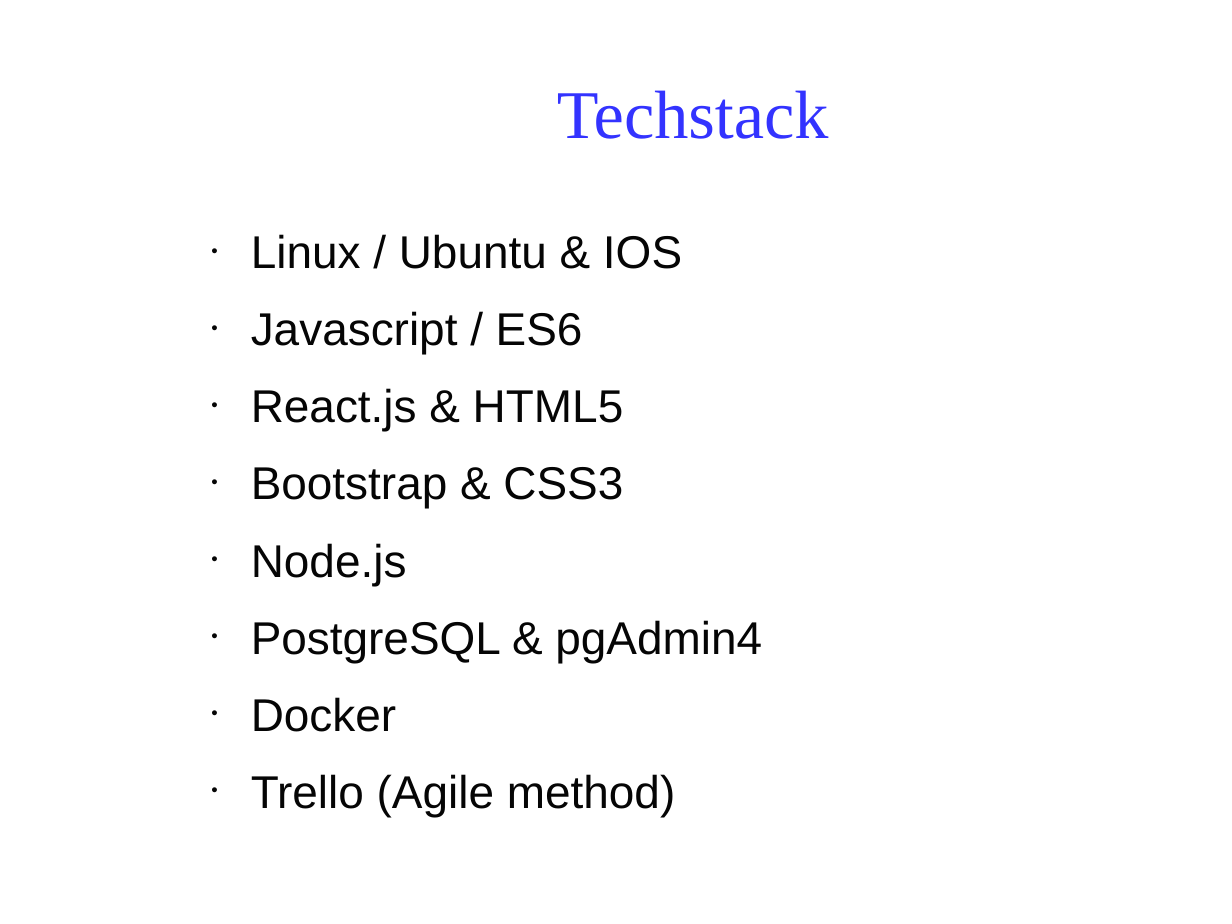
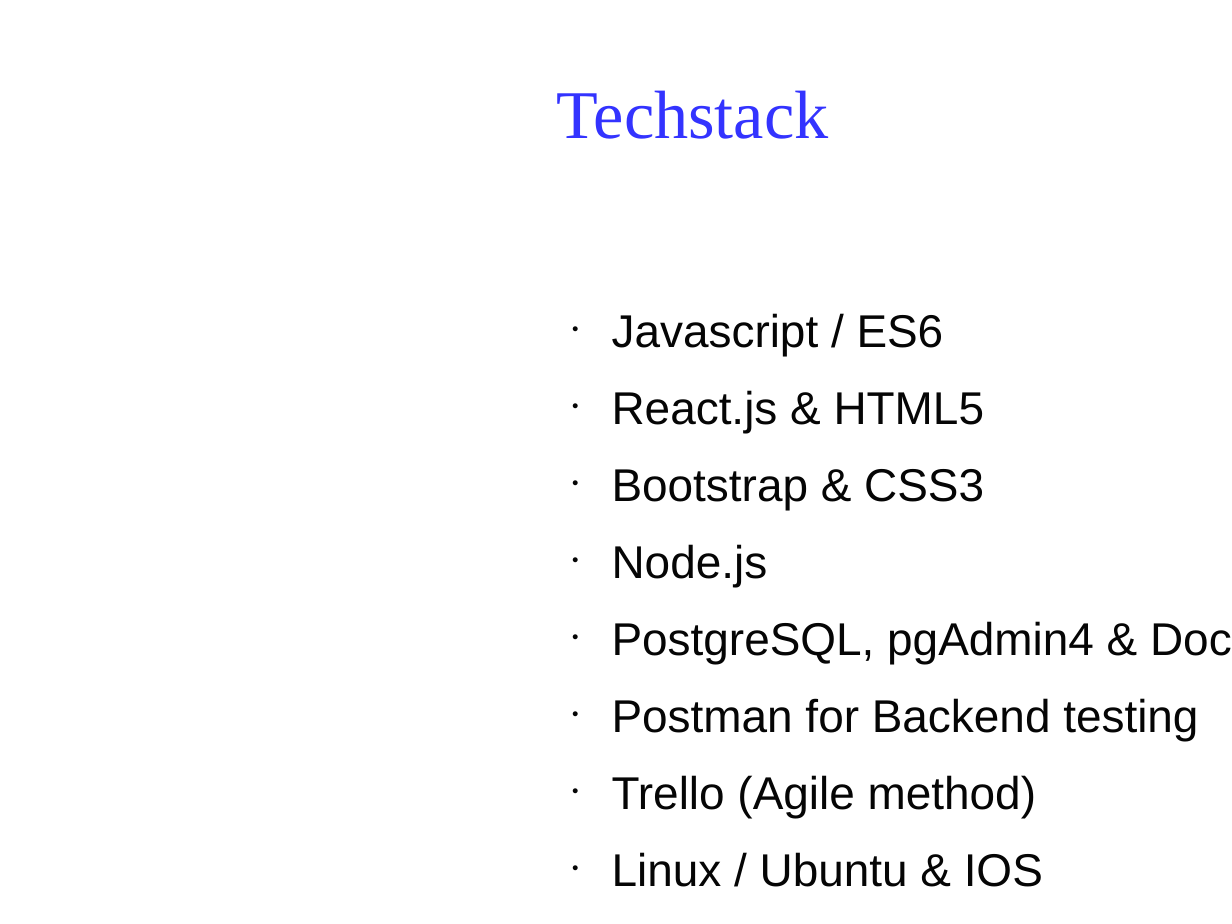
Before and after one commit to Klarala13/collectivity, a slide deck: slide 11 of Presentation/collectivity.odp. Drawn at 1232x924 pixels with LibreOffice and Linux fonts; fonts in the diff are those of the drawing; background and template pictures are left out. Boxes give left, top, right and bottom in pixels: in the first picture for what was removed or moved away, otherwise in the second. Text is boxed around its words. In the diff, an @@ line names an element or a change of style, - is before the commit and + after.

Commit message:
presentation update

```diff
--- a/Presentation/collectivity.odp
+++ b/Presentation/collectivity.odp
@@ text at bbox=[251, 234, 682, 269]: paragraph removed @@
-● Linux / Ubuntu & IOS
@@ text "Javascript / ES6": place and size @@
-text "Javascript / ES6" at bbox=[251, 234, 762, 817]
+text "Javascript / ES6" at bbox=[612, 313, 1198, 887]
@@ text at bbox=[612, 621, 1198, 741]: text changed @@
-● PostgreSQL & pgAdmin4
-● Docker
+● PostgreSQL, pgAdmin4 & Docker
+● Postman for Backend testing
@@ text at bbox=[612, 852, 1043, 887]: paragraph added @@
+● Linux / Ubuntu & IOS
```
Also in this commit, not shown: 1 other file.
